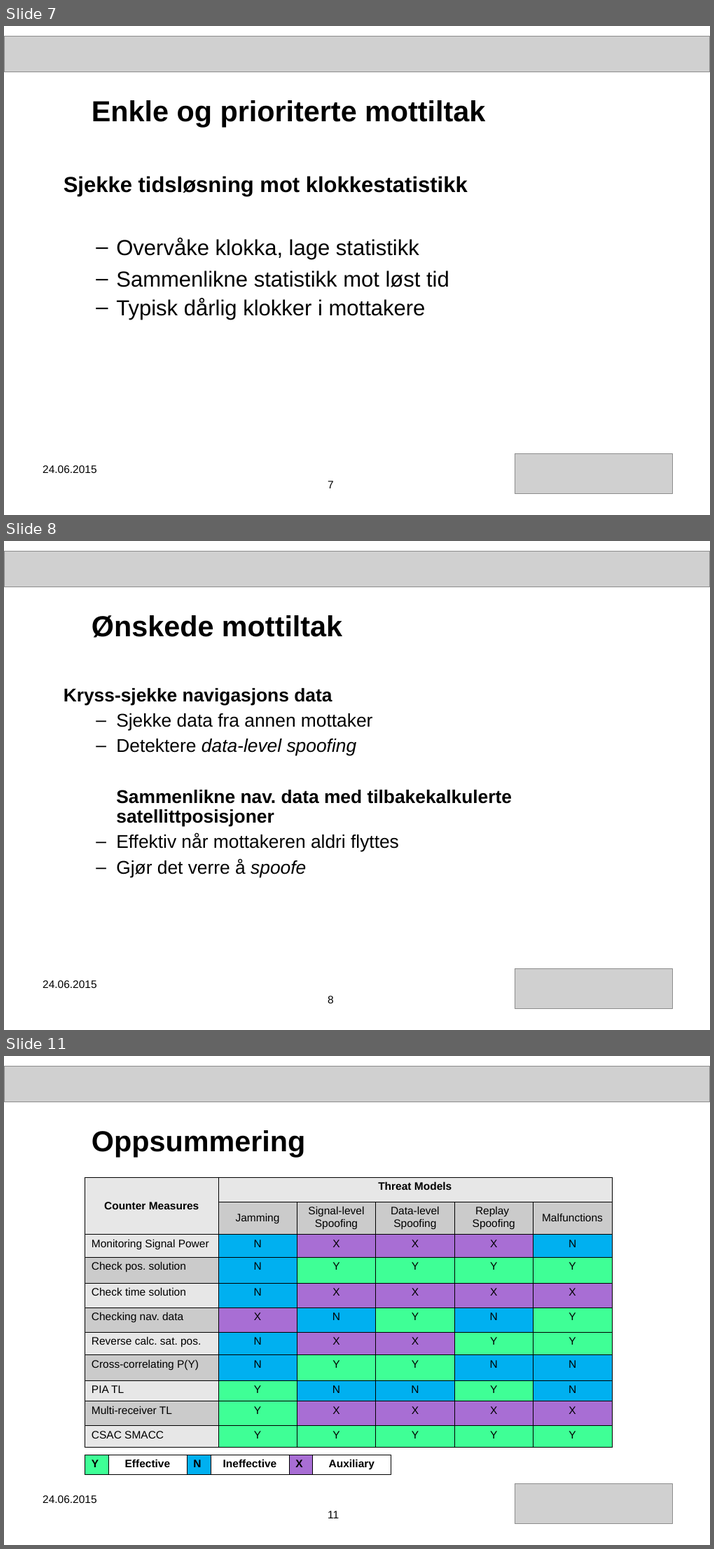
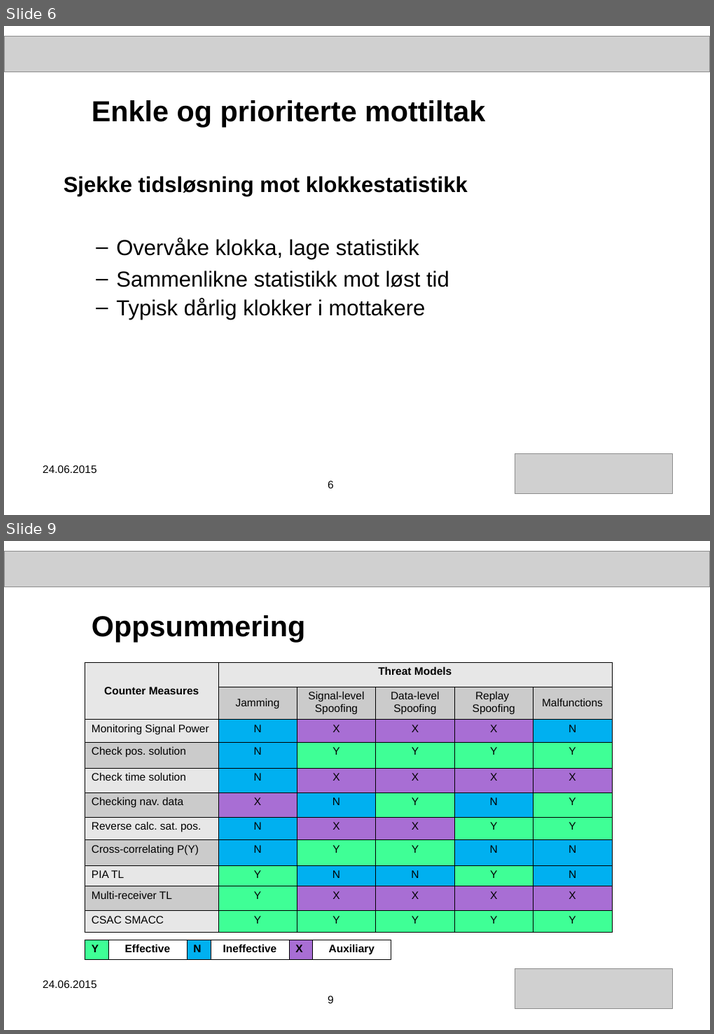
Before and after one commit to aschultzen/master_thesis, a slide deck: aril_presentasjon_2016.ppt. Shown one above the other, each under a label of ours: slides 7, 8 and 11 before the commit, slides 6 and 9 after it; the slides between them are not shown. The pictures are 714x1549 and 714x1034 pixels, drawn with LibreOffice and Linux fonts; fonts in the diff are those of the drawing; grey boxes stand for pictures. Boxes give left, top, right and bottom in pixels: in the first picture for what was removed or moved away, otherwise in the second. Text is boxed around its words. In the diff, an @@ line names an element or a change of style, - is before the commit and + after.

```diff
--- a/aril_presentasjon_2016.ppt
+++ b/aril_presentasjon_2016.ppt
@@ slide 8 removed at (x1=4, y1=541, x2=710, y2=1030), background #FFFFFF @@
@@ picture removed at (x1=4, y1=551, x2=709, y2=587) @@
@@ title removed at (x1=92, y1=615, x2=342, y2=638) @@
-Ønskede mottiltak
@@ text removed at (x1=63, y1=688, x2=511, y2=877) @@
-Kryss-sjekke navigasjons data
-  – Sjekke data fra annen mottaker
-  – Detektere data-level spoofing
-Sammenlikne nav. data med tilbakekalkulerte satellittposisjoner
-  – Effektiv når mottakeren aldri flyttes
-  – Gjør det verre å spoofe
@@ text removed at (x1=42, y1=980, x2=96, y2=988) @@
-24.06.2015
@@ picture removed at (x1=514, y1=968, x2=672, y2=1008) @@
@@ page number removed at (x1=327, y1=995, x2=334, y2=1003) @@
-8
@@ what was slide 7 is now slide 6 @@
@@ page number at (x1=327, y1=480, x2=334, y2=488): text changed @@
-7
+6
@@ what was slide 11 is now slide 9 @@
@@ page number at (x1=327, y1=995, x2=334, y2=1003): text changed @@
-11
+9
```
Also in this commit, not shown: 1 slide added, 2 other slides removed, 3 other files.
